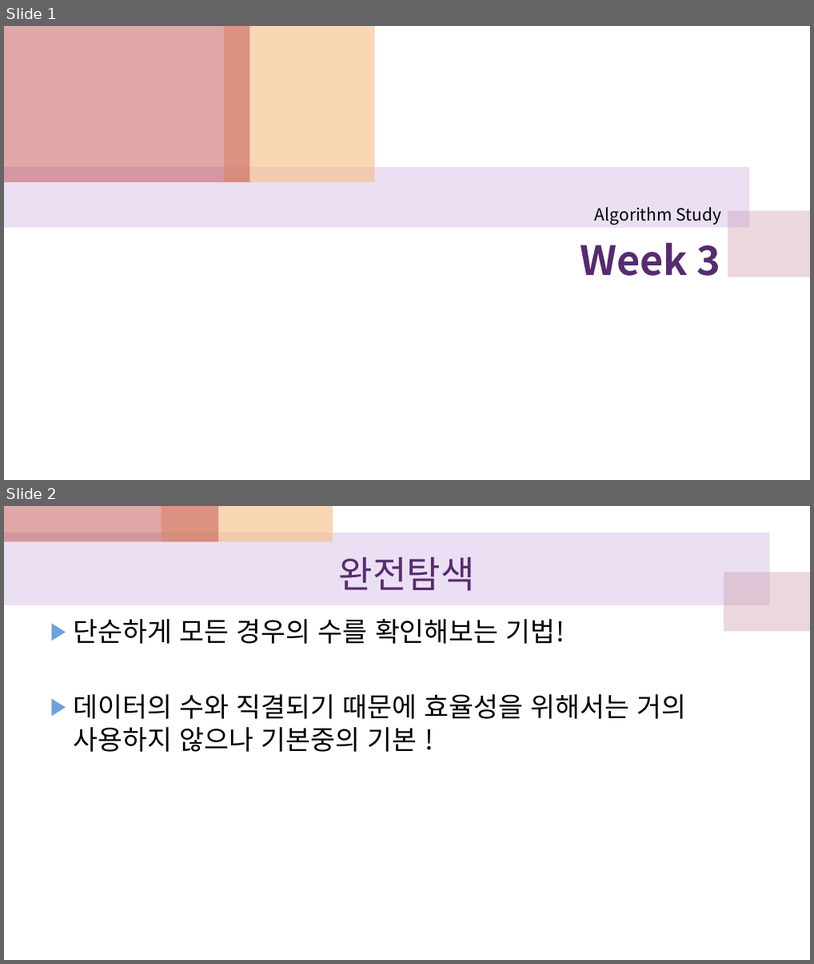
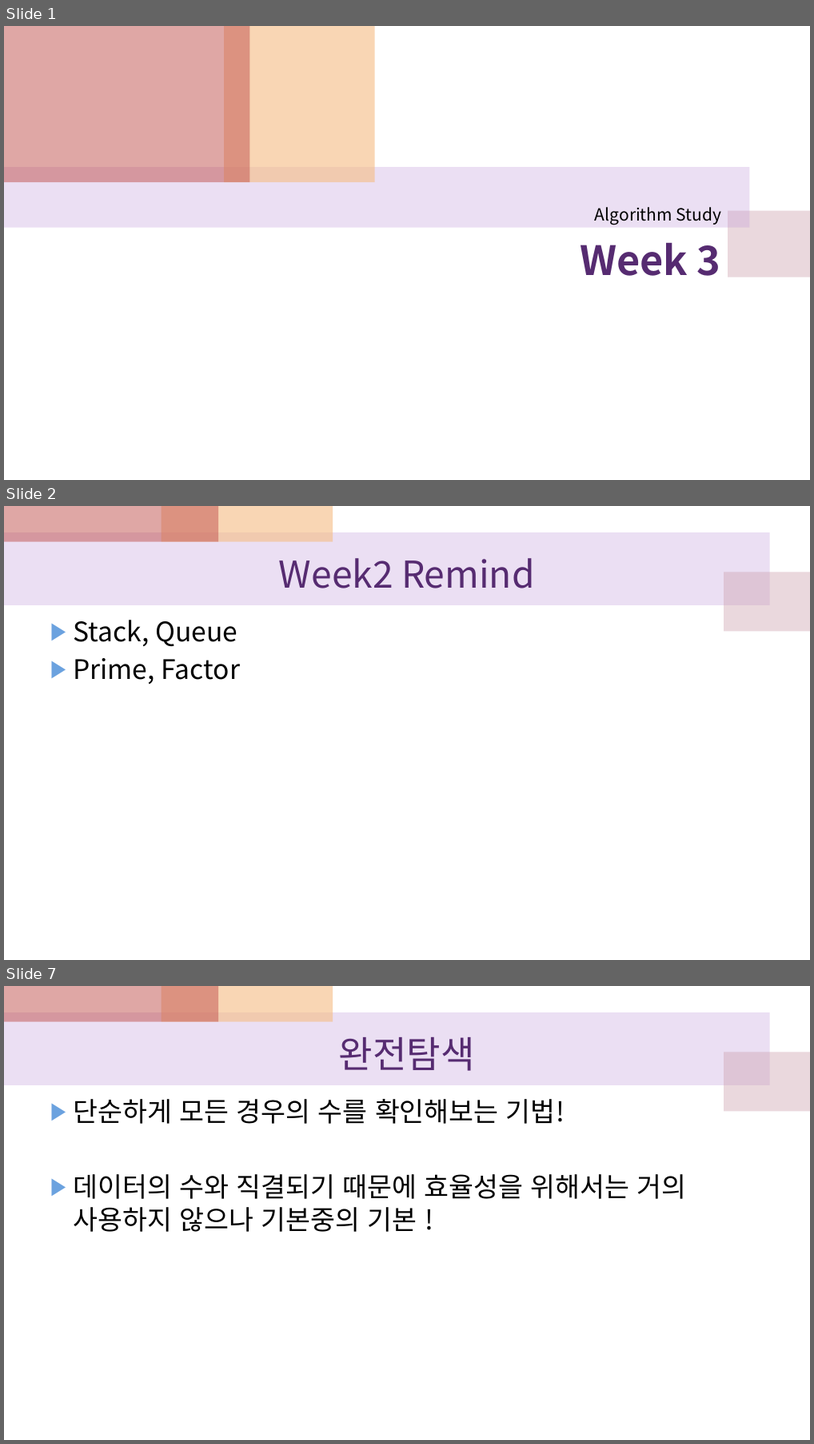
Before and after one commit to yujin1292/BreakingCodingTest, a slide deck: Week3/week 3.pptx. Shown one above the other, each under a label of ours: slides 1 and 2 before the commit, slides 1, 2 and 7 after it; the slides between them are not shown. The pictures are 814x964 and 814x1444 pixels, drawn with LibreOffice and Linux fonts; fonts in the diff are those of the drawing. Boxes give left, top, right and bottom in pixels: in the first picture for what was removed or moved away, otherwise in the second. Text is boxed around its words. In the diff, an @@ line names an element or a change of style, - is before the commit and + after.

Commit message:
[week3] Update pptx

```diff
--- a/Week3/week 3.pptx
+++ b/Week3/week 3.pptx
@@ slide 2 added at [4, 506, 810, 960], background #FFFFFF; not listed: 4 template elements that a slide beside it also shows @@
@@ title added at [279, 558, 535, 588], 44 pt, text #562B71 @@
+Week2 Remind
@@ text added at [73, 620, 240, 684], 32 pt, text #000000 @@
+▶ Stack, Queue
+▶ Prime, Factor
@@ what was slide 2 is now slide 7 @@
```
Also in this commit, not shown: 4 other slides added.
